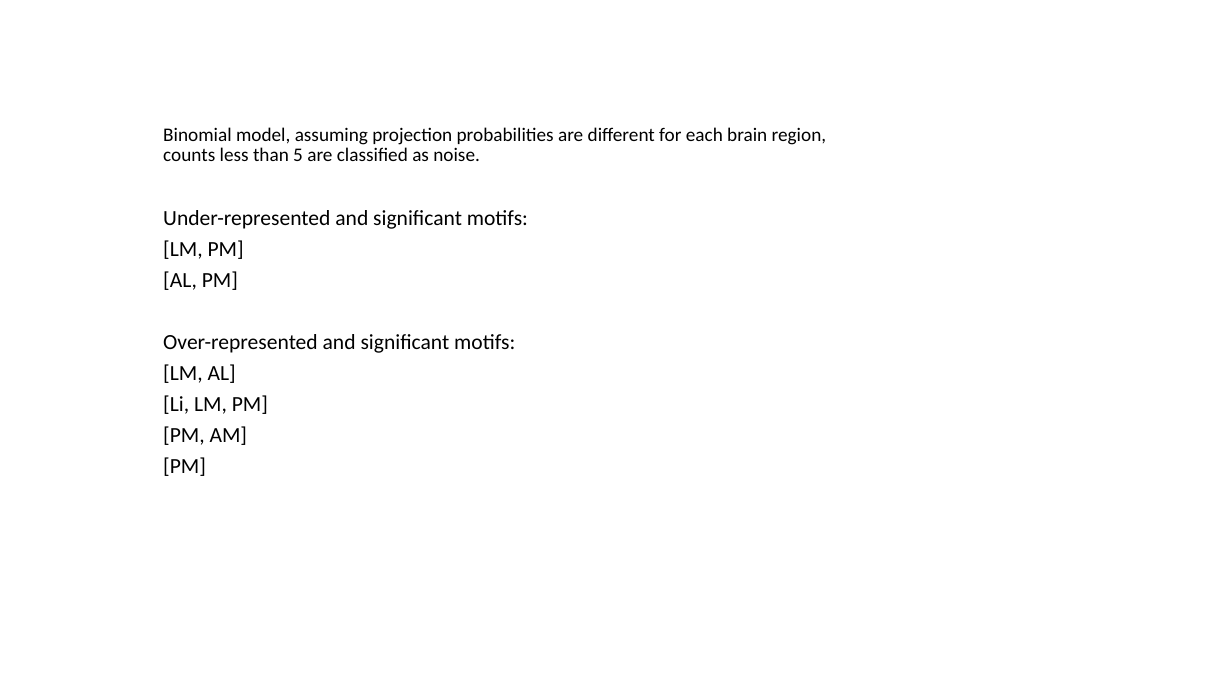
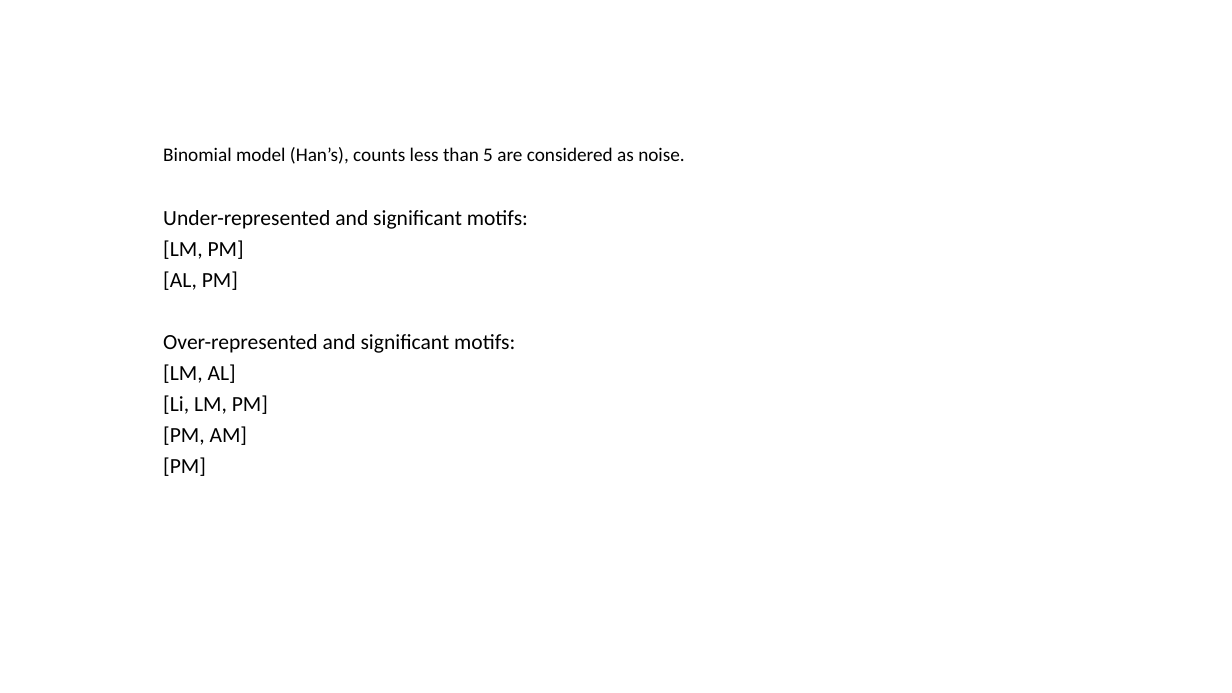
Before and after one commit to jinluliu550/MAPseq_analysis, a slide deck: slide 1 of jinlu/Hans-data-comparison.pptx. Drawn at 1232x693 pixels with LibreOffice and Linux fonts; fonts in the diff are those of the drawing. Boxes give left, top, right and bottom in pixels: in the first picture for what was removed or moved away, otherwise in the second. Text is boxed around its words. In the diff, an @@ line names an element or a change of style, - is before the commit and + after.

```diff
--- a/jinlu/Hans-data-comparison.pptx
+++ b/jinlu/Hans-data-comparison.pptx
@@ title at [163,147,685,164]: text changed @@
-Binomial model, assuming projection probabilities are different for each brain region,
-counts less than 5 are classified as noise.
+Binomial model (Han’s), counts less than 5 are considered as noise.
```
Also in this commit, not shown: 4 other slides changed, 1 slide added, 3 slides removed.
